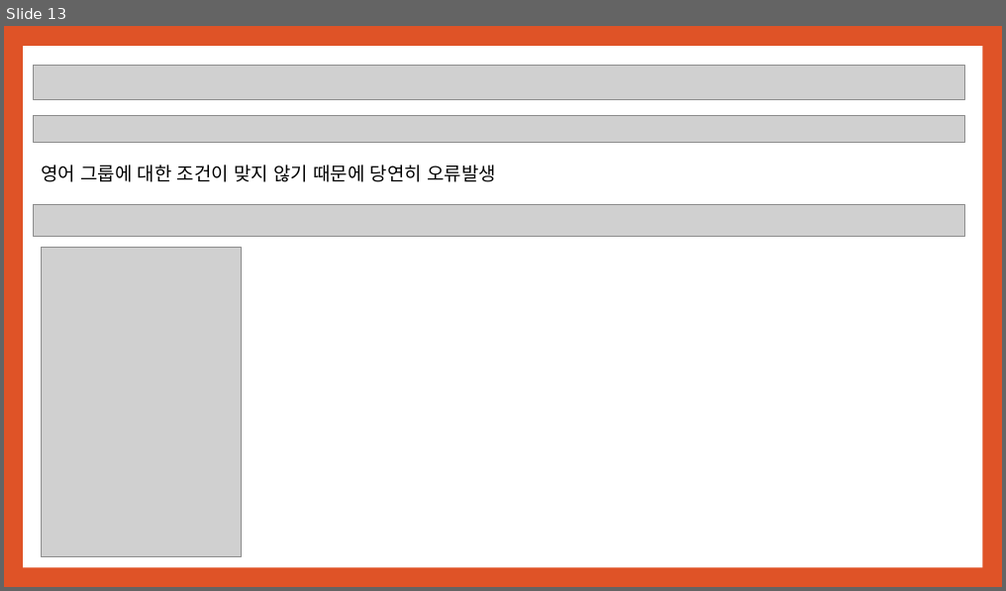
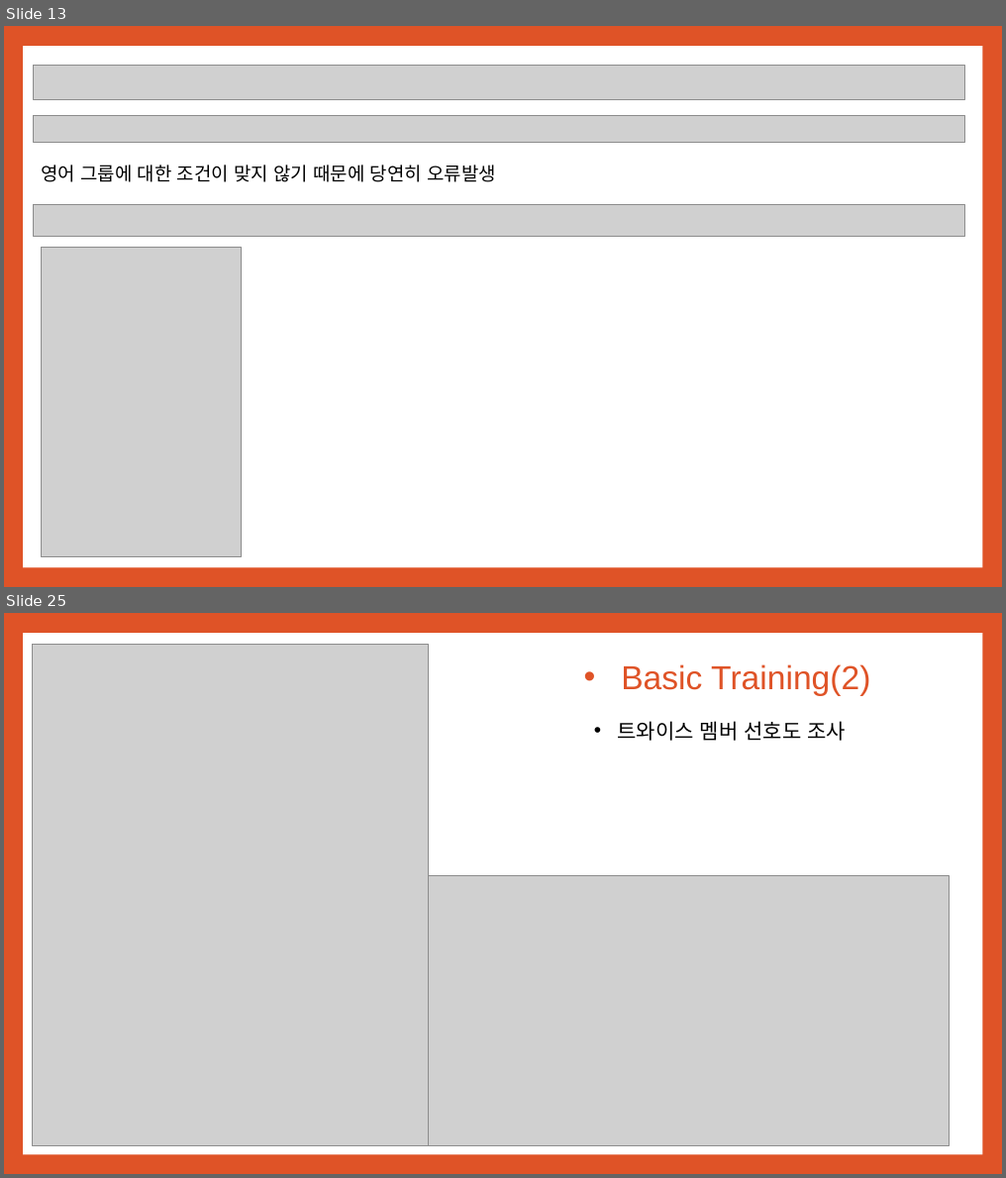
Before and after one commit to noheul1030/KOPO-database, a slide deck: 과제PPT/데이터베이스 3강.pptx. Shown one above the other, each under a label of ours: slide 13 before the commit, slides 13 and 25 after it; the slides between them are not shown. The pictures are 1006x591 and 1006x1178 pixels, drawn with LibreOffice and Linux fonts; fonts in the diff are those of the drawing; grey boxes stand for pictures. Boxes give left, top, right and bottom in pixels: in the first picture for what was removed or moved away, otherwise in the second. Text is boxed around its words. In the diff, an @@ line names an element or a change of style, - is before the commit and + after.

```diff
--- a/과제PPT/데이터베이스 3강.pptx
+++ b/과제PPT/데이터베이스 3강.pptx
@@ slide 25 added at [4,613,1002,1174], background #DF5327; not listed: 1 template element that a slide beside it also shows @@
@@ picture added at [32,644,428,1146] @@
@@ text added at [621,664,870,696], 32 pt, text #DF5327 @@
+• Basic Training(2)
@@ text added at [618,721,846,741], 20 pt, text #000000 @@
+• 트와이스 멤버 선호도 조사
@@ picture added at [429,875,949,1147] @@
```
Also in this commit, not shown: 2 slides changed, 22 other slides added, 14 slides removed.
